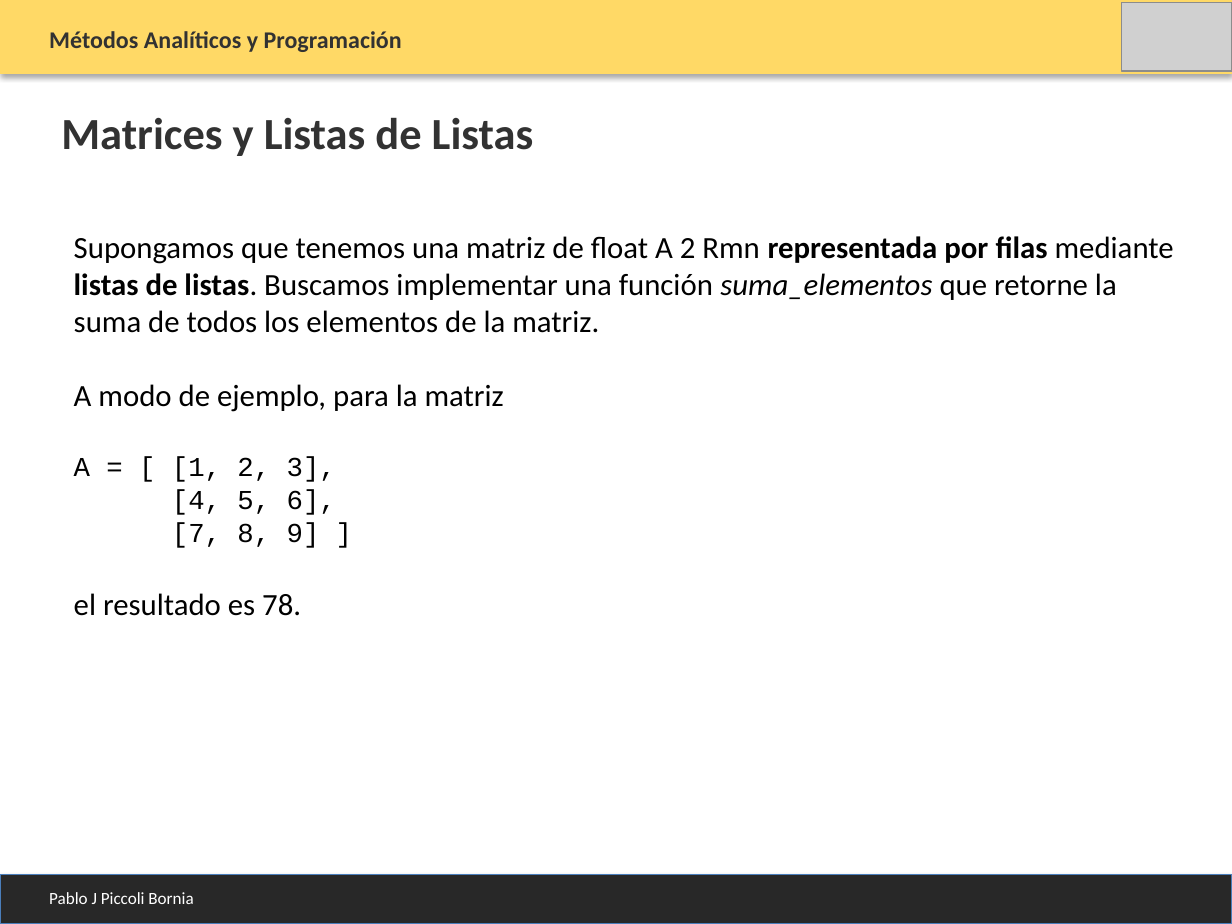
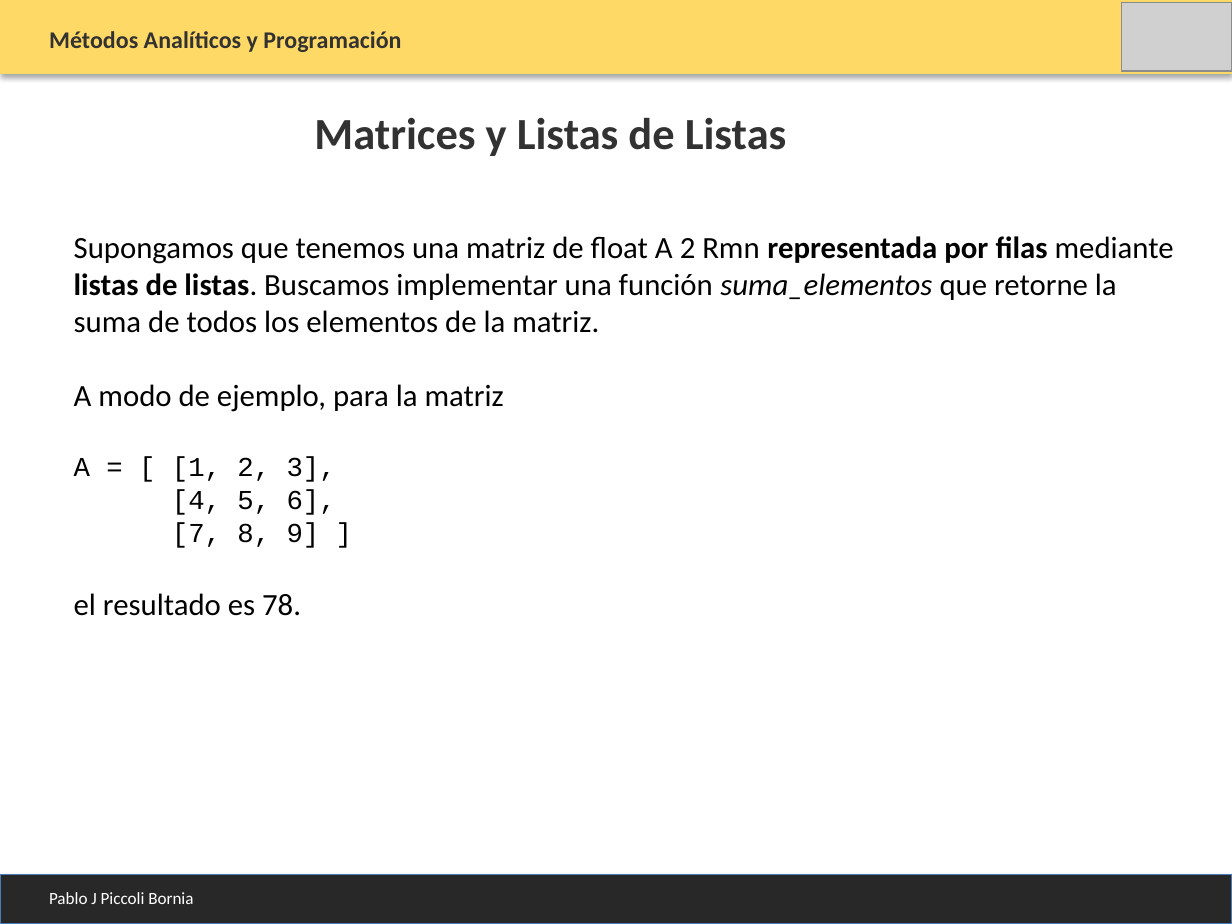
Before and after one commit to PabloPicc/MAyP_2026_1S, a slide deck: slide 7 of clases_teoricas_2026/Clase_9_Matrices.pptx. Drawn at 1232x924 pixels with LibreOffice and Linux fonts; fonts in the diff are those of the drawing; grey boxes stand for pictures. Boxes give left, top, right and bottom in pixels: in the first picture for what was removed or moved away, otherwise in the second. Text is boxed around its words. In the diff, an @@ line names an element or a change of style, - is before the commit and + after.

```diff
--- a/clases_teoricas_2026/Clase_9_Matrices.pptx
+++ b/clases_teoricas_2026/Clase_9_Matrices.pptx
@@ text "Matrices y Listas de Listas": place and size @@
-text "Matrices y Listas de Listas" at (61, 117, 534, 156)
+text "Matrices y Listas de Listas" at (314, 117, 787, 156)
@@ rectangle at (0, 875, 1232, 924): outline #4B7EBC 0.75 pt to #4A7EBB 0.75 pt @@
```
Also in this commit, not shown: 13 other slides changed, 28 other files.
